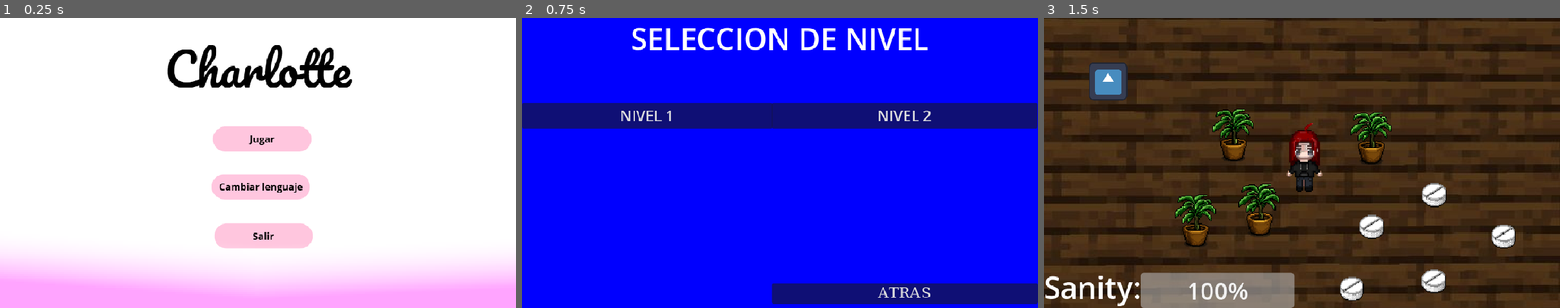
Above: before the commit, frames 1-3 (left to right).
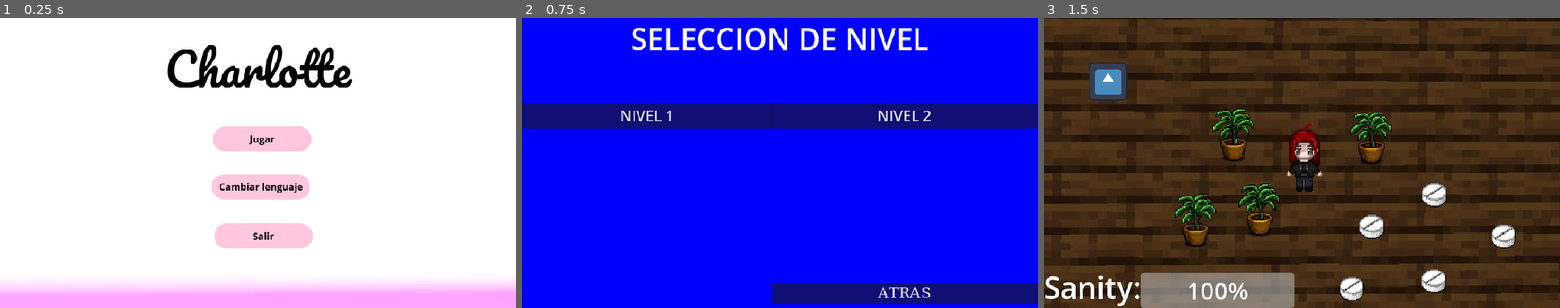
Above: after the commit, the same moments.

Repository: Tafi0405/Charlotte
Game: Godot game, scene res://Menu_principal.tscn
Same seed, same stepped clock (60 frames per second), same inputs: the game is played once before the commit and once after it. The engine's default icon, where the game draws it, is replaced by a stand-in: a white triangle on a blue panel in a dark square.
Inputs (mouse positions are in pixels of both pictures, inside the frame that each line leads up to):
- Up to frame 1 (0.25 s): no input
- Up to frame 2 (0.75 s): click (785, 136) at 0.5 s
- Up to frame 3 (1.5 s): click "NIVEL 1" at 1.25 s

The runs differ from the first frame. In frame 1, 7.7% of the frame differs, in the area x 0-100%, y 82-95%; in frame 2, nothing differs; in frame 3, nothing differs.

Commit message:
pantalla de inicio 3.5

Diff:
--- a/Menu_principal.tscn
+++ b/Menu_principal.tscn
@@ -20,16 +20,16 @@
 
 [sub_resource type="GradientTexture2D" id="GradientTexture2D_ucc2a"]
 gradient = SubResource("Gradient_wdymf")
-fill_from = Vector2(0.6304348, 0.8826087)
-fill_to = Vector2(0.6869565, 0.46086955)
+fill_from = Vector2(0.44444445, 0.67948717)
+fill_to = Vector2(0.42735043, 0)
 
 [sub_resource type="Gradient" id="Gradient_pqyie"]
 colors = PackedColorArray(1, 0.6431373, 1, 1, 1, 1, 1, 0)
 
 [sub_resource type="GradientTexture2D" id="GradientTexture2D_nnrgo"]
 gradient = SubResource("Gradient_pqyie")
-fill_from = Vector2(0.6478261, 0.84782606)
-fill_to = Vector2(0.59130436, 0.3043478)
+fill_from = Vector2(0.5940171, 0.61538464)
+fill_to = Vector2(0.5726496, 0.017094018)
 
 [node name="Menu" type="Control" unique_id=1871582666]
 layout_mode = 3
@@ -102,7 +102,7 @@
 
 [node name="TextureRect" type="TextureRect" parent="ColorRect" unique_id=701314730]
 layout_mode = 0
-offset_top = 270.0
+offset_top = 422.0
 offset_right = 427.0
 offset_bottom = 486.0
 texture = SubResource("GradientTexture2D_ucc2a")
@@ -110,7 +110,7 @@
 [node name="TextureRect2" type="TextureRect" parent="ColorRect" unique_id=1221154158]
 layout_mode = 0
 offset_left = 427.0
-offset_top = 318.0
+offset_top = 422.0
 offset_right = 864.0
 offset_bottom = 486.0
 texture = SubResource("GradientTexture2D_nnrgo")
